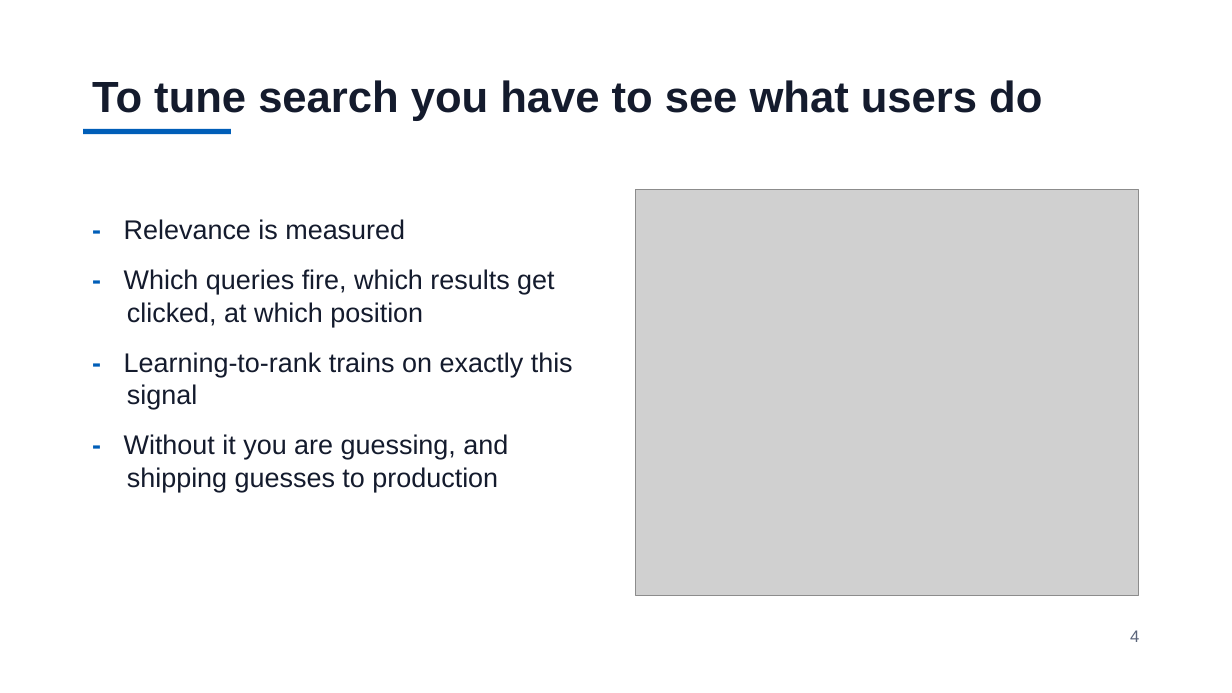
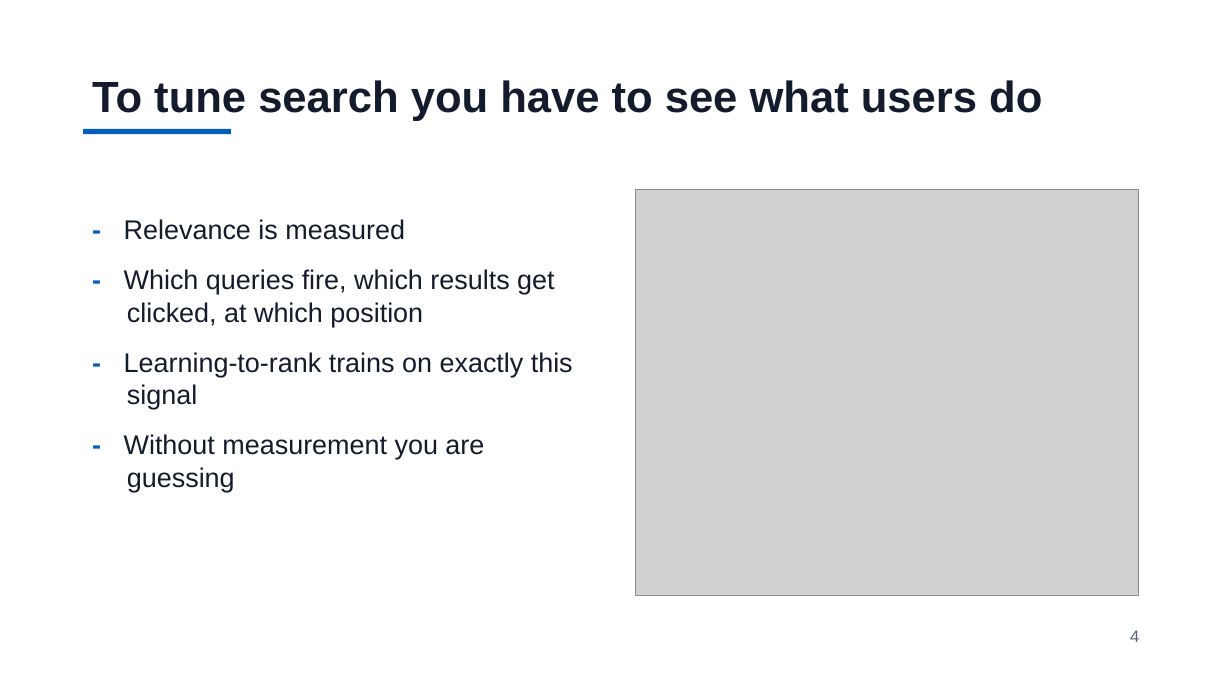
Before and after one commit to jzonthemtn/ldp-for-search, a slide deck: slide 4 of ldp_for_search_slides.pptx. Drawn at 1232x693 pixels with LibreOffice and Linux fonts; fonts in the diff are those of the drawing; grey boxes stand for pictures. Boxes give left, top, right and bottom in pixels: in the first picture for what was removed or moved away, otherwise in the second. Text is boxed around its words. In the diff, an @@ line names an element or a change of style, - is before the commit and + after.

```diff
--- a/ldp_for_search_slides.pptx
+++ b/ldp_for_search_slides.pptx
@@ text at [124,434,484,492]: text changed @@
-- Without it you are guessing, and shipping guesses to production
+- Without measurement you are guessing
```
Also in this commit, not shown: 21 other slides changed, 1 slide added, 4 other files.
